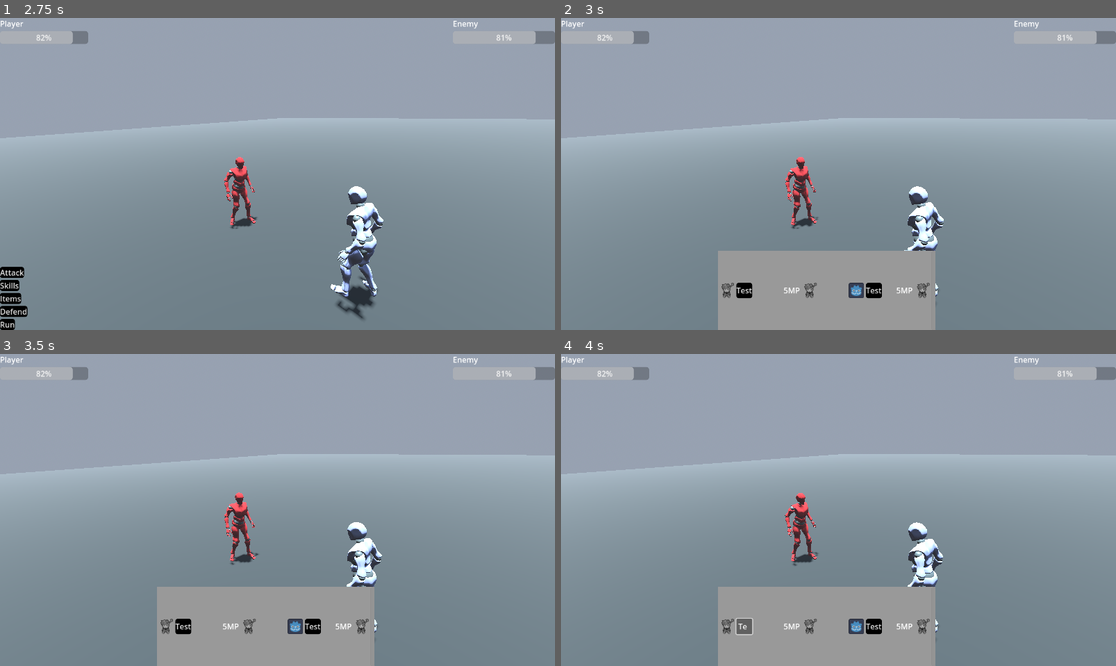
Above: before the commit, frames 1-4 (two rows, left to right).
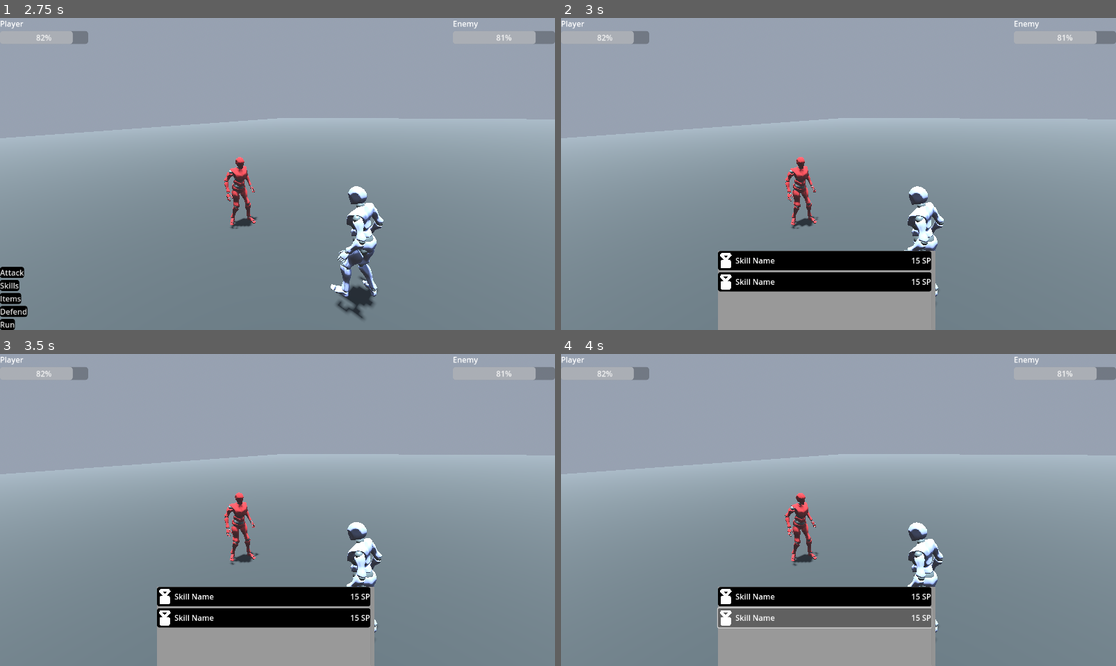
Above: after the commit, the same moments.

Repository: Cute-Fame-Studio/3D-TurnBasedCombat
Game: Godot game, scene res://maps/battle_scenes/test.tscn
Same seed, same stepped clock (60 frames per second), same inputs: the game is played once before the commit and once after it.
Inputs (mouse positions are in pixels of both pictures, inside the frame that each line leads up to):
- Up to frame 1 (2.75 s): click "Attack" at 0.5 s
- Up to frame 2 (3 s): click "Skills" at 2.75 s
- Up to frame 3 (3.5 s): no input
- Up to frame 4 (4 s): click (744, 625) at 3.5 s, where only the run before the commit has a clickable "Test"

Frame 1 is identical in both runs. In frame 2, 4.9% of the frame differs, in the area x 28-67%, y 74-90%; in frame 3, 4.9%; in frame 4, 5.1%, in the area x 28-67%, y 74-91%.

Commit message:
Skills UI Finished.
I decided to go with the current look instead of reiterating.

The buttons themselves should be ready to do something apon being pressed.

Diff:
--- a/battle-manager/battlehud/battlehud.tscn
+++ b/battle-manager/battlehud/battlehud.tscn
@@ -1,10 +1,9 @@
-[gd_scene load_steps=9 format=3 uid="uid://cyjcaceen0235"]
+[gd_scene load_steps=8 format=3 uid="uid://cyjcaceen0235"]
 
 [ext_resource type="Script" uid="uid://835wmi7qej15" path="res://battle-manager/battlehud/battlehud.gd" id="1_0qukq"]
 [ext_resource type="Script" uid="uid://dbbsrqrispnmb" path="res://battle-manager/battlehud/battler_info.gd" id="2_64dmw"]
 [ext_resource type="Theme" uid="uid://crdk7x2bxdhob" path="res://replace/theme_test.tres" id="2_uiugx"]
-[ext_resource type="Texture2D" uid="uid://isjjmhovpspw" path="res://icon.svg" id="4_1yf0d"]
-[ext_resource type="Texture2D" uid="uid://i6v7uo8qdg1d" path="res://Placeholder.svg" id="5_0lafe"]
+[ext_resource type="PackedScene" uid="uid://xtvr2wp8ojvb" path="res://battle-manager/battlehud/skill-button-preset.tscn" id="4_t5sg5"]
 
 [sub_resource type="GDScript" id="GDScript_mbt63"]
 resource_name = "EnemyStats"
@@ -253,6 +252,7 @@
 grow_vertical = 0
 
 [node name="ScrollContainer" type="ScrollContainer" parent="Control/Skills"]
+clip_contents = false
 layout_mode = 1
 anchors_preset = 15
 anchor_right = 1.0
@@ -262,66 +262,19 @@
 theme_override_styles/panel = SubResource("StyleBoxFlat_7jqjx")
 horizontal_scroll_mode = 0
 vertical_scroll_mode = 2
-
-[node name="CenterContainer" type="GridContainer" parent="Control/Skills/ScrollContainer"]
-layout_mode = 2
-size_flags_horizontal = 6
-size_flags_vertical = 6
-columns = 2
-
-[node name="BoxContainer" type="BoxContainer" parent="Control/Skills/ScrollContainer/CenterContainer"]
-layout_mode = 2
-theme_override_constants/separation = 65
-alignment = 1
-
-[node name="BoxContainer" type="BoxContainer" parent="Control/Skills/ScrollContainer/CenterContainer/BoxContainer"]
-layout_mode = 2
-alignment = 1
-
-[node name="TextureRect" type="TextureRect" parent="Control/Skills/ScrollContainer/CenterContainer/BoxContainer/BoxContainer"]
-layout_mode = 2
-texture = ExtResource("5_0lafe")
-
-[node name="Button" type="Button" parent="Control/Skills/ScrollContainer/CenterContainer/BoxContainer/BoxContainer"]
-layout_mode = 2
-text = "Test"
-
-[node name="BoxContainer2" type="BoxContainer" parent="Control/Skills/ScrollContainer/CenterContainer/BoxContainer"]
-layout_mode = 2
-
-[node name="Requirements" type="Label" parent="Control/Skills/ScrollContainer/CenterContainer/BoxContainer/BoxContainer2"]
-layout_mode = 2
-text = "5MP"
-
-[node name="SkillExample#1" type="TextureRect" parent="Control/Skills/ScrollContainer/CenterContainer/BoxContainer/BoxContainer2"]
-layout_mode = 2
-texture = ExtResource("5_0lafe")
-
-[node name="BoxContainer4" type="BoxContainer" parent="Control/Skills/ScrollContainer/CenterContainer/BoxContainer"]
-layout_mode = 2
-theme_override_constants/separation = 30
-
-[node name="BoxContainer4" type="BoxContainer" parent="Control/Skills/ScrollContainer/CenterContainer/BoxContainer/BoxContainer4"]
-layout_mode = 2
-
-[node name="TextureRect" type="TextureRect" parent="Control/Skills/ScrollContainer/CenterContainer/BoxContainer/BoxContainer4/BoxContainer4"]
-layout_mode = 2
-texture = ExtResource("4_1yf0d")
-
-[node name="Button" type="Button" parent="Control/Skills/ScrollContainer/CenterContainer/BoxContainer/BoxContainer4/BoxContainer4"]
-layout_mode = 2
-text = "Test"
-
-[node name="BoxContainer3" type="BoxContainer" parent="Control/Skills/ScrollContainer/CenterContainer/BoxContainer/BoxContainer4"]
-layout_mode = 2
-
-[node name="Requirements" type="Label" parent="Control/Skills/ScrollContainer/CenterContainer/BoxContainer/BoxContainer4/BoxContainer3"]
-layout_mode = 2
-text = "5MP"
-
-[node name="SkillExample#2" type="TextureRect" parent="Control/Skills/ScrollContainer/CenterContainer/BoxContainer/BoxContainer4/BoxContainer3"]
-layout_mode = 2
-texture = ExtResource("5_0lafe")
+metadata/_edit_use_anchors_ = true
+
+[node name="BoxContainer" type="BoxContainer" parent="Control/Skills/ScrollContainer"]
+layout_mode = 2
+size_flags_horizontal = 3
+vertical = true
+
+[node name="SkillRow" parent="Control/Skills/ScrollContainer/BoxContainer" instance=ExtResource("4_t5sg5")]
+layout_mode = 2
+size_flags_vertical = 4
+
+[node name="SkillRow2" parent="Control/Skills/ScrollContainer/BoxContainer" instance=ExtResource("4_t5sg5")]
+layout_mode = 2
 
 [connection signal="pressed" from="Control/ActionButtons/Attack" to="." method="_on_attack_pressed"]
 [connection signal="pressed" from="Control/ActionButtons/Skills" to="." method="_on_skills_pressed"]
--- /dev/null
+++ b/battle-manager/battlehud/skill-button-preset.tscn
@@ -0,0 +1,43 @@
+[gd_scene load_steps=2 format=3 uid="uid://xtvr2wp8ojvb"]
+
+[ext_resource type="Texture2D" uid="uid://desmmvfvehe3b" path="res://assets/images/icons/Asset 11.png" id="1_1gef3"]
+
+[node name="SkillRow" type="Button"]
+custom_minimum_size = Vector2(259, 40)
+anchors_preset = -1
+anchor_right = 0.224826
+anchor_bottom = 0.0617284
+grow_vertical = 2
+size_flags_horizontal = 3
+size_flags_vertical = 3
+metadata/_edit_use_anchors_ = true
+
+[node name="HBoxContainer" type="HBoxContainer" parent="."]
+layout_mode = 1
+anchors_preset = 14
+anchor_top = 0.5
+anchor_right = 1.0
+anchor_bottom = 0.5
+offset_top = -16.0
+offset_bottom = 16.0
+grow_horizontal = 2
+grow_vertical = 2
+
+[node name="HBox#Icon" type="TextureRect" parent="HBoxContainer"]
+custom_minimum_size = Vector2(32, 32)
+layout_mode = 2
+texture = ExtResource("1_1gef3")
+expand_mode = 1
+stretch_mode = 5
+
+[node name="HBox#SkillName" type="Label" parent="HBoxContainer"]
+layout_mode = 2
+size_flags_horizontal = 3
+text = "Skill Name"
+
+[node name="HBox#SkillCost" type="Label" parent="HBoxContainer"]
+custom_minimum_size = Vector2(80, 0)
+layout_mode = 2
+size_flags_horizontal = 3
+text = "15 SP"
+horizontal_alignment = 2
